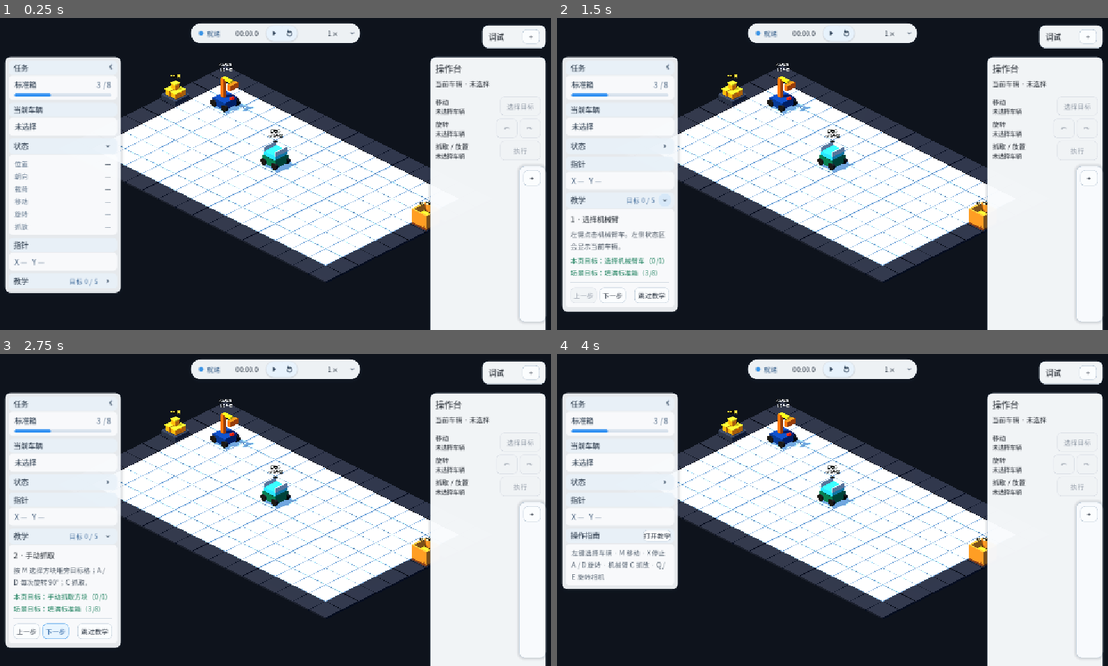
Above: before the commit, frames 1-4 (two rows, left to right).
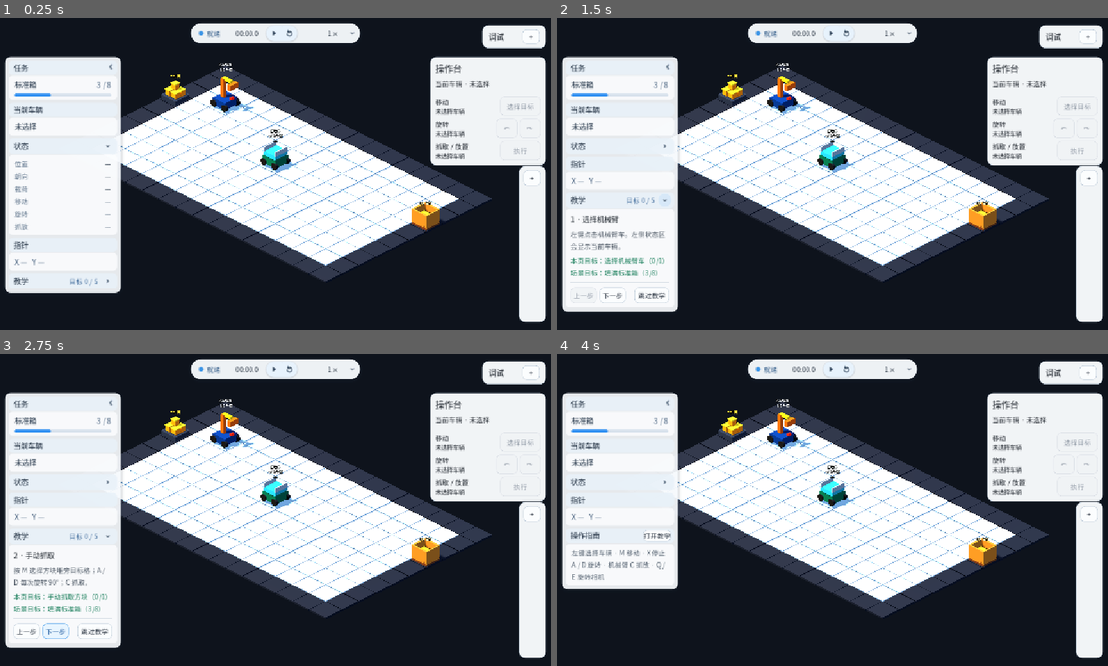
Above: after the commit, the same moments.

Repository: Ri0n72Y/automata
Game: Godot game, scene res://scenes/scene_01/scene_01_basic_packing.tscn
Same seed, same stepped clock (60 frames per second), same inputs: the game is played once before the commit and once after it.
Inputs (mouse positions are in pixels of both pictures, inside the frame that each line leads up to):
- Up to frame 1 (0.25 s): no input
- Up to frame 2 (1.5 s): click (667, 145) at 0.5 s; click (667, 198) at 1.27 s
- Up to frame 3 (2.75 s): click "下一步" at 2 s
- Up to frame 4 (4 s): click "上一步" at 2.75 s; click "跳过教学" at 3.5 s

The runs differ from the first frame. In frame 1, 8.5% of the frame differs, in the area x 78-100%, y 45-100%; in frame 2, 8.5%; in frame 3, 8.5%; in frame 4, 8.5%.

Commit message:
fix(ui): follow Operations minimum-size changes

Diff:
--- a/scripts/scene_01/scene_01_operations_panel.gd
+++ b/scripts/scene_01/scene_01_operations_panel.gd
@@ -6,6 +6,7 @@
 const LayoutMetrics := preload("res://scripts/scene_01/scene_01_ui_layout_metrics.gd")
 
 @onready var _panel: PanelContainer = %OperationsPanel
+@onready var _content: VBoxContainer = $RootControl/OperationsPanel/Margin/VBox
 @onready var _vehicle_label: Label = %VehicleLabel
 @onready var _move_row: Control = %MoveRow
 @onready var _move_status: Label = %MoveStatus
@@ -29,6 +30,7 @@
 	_rotate_left_button.pressed.connect(func(): _request_turn(-1))
 	_rotate_right_button.pressed.connect(func(): _request_turn(1))
 	_grab_drop_button.pressed.connect(_on_grab_drop_pressed)
+	_content.minimum_size_changed.connect(_queue_layout)
 	get_viewport().size_changed.connect(_apply_layout)
 	_apply_layout()
 	_refresh_projection()
@@ -45,6 +47,10 @@
 	_panel.offset_right = -LayoutMetrics.EDGE_MARGIN
 	_panel.offset_left = _panel.offset_right - width
 	_panel.offset_bottom = _panel.offset_top + ceilf(_panel.get_combined_minimum_size().y)
+
+
+func _queue_layout() -> void:
+	call_deferred("_apply_layout")
 
 
 func _refresh_projection() -> void:
